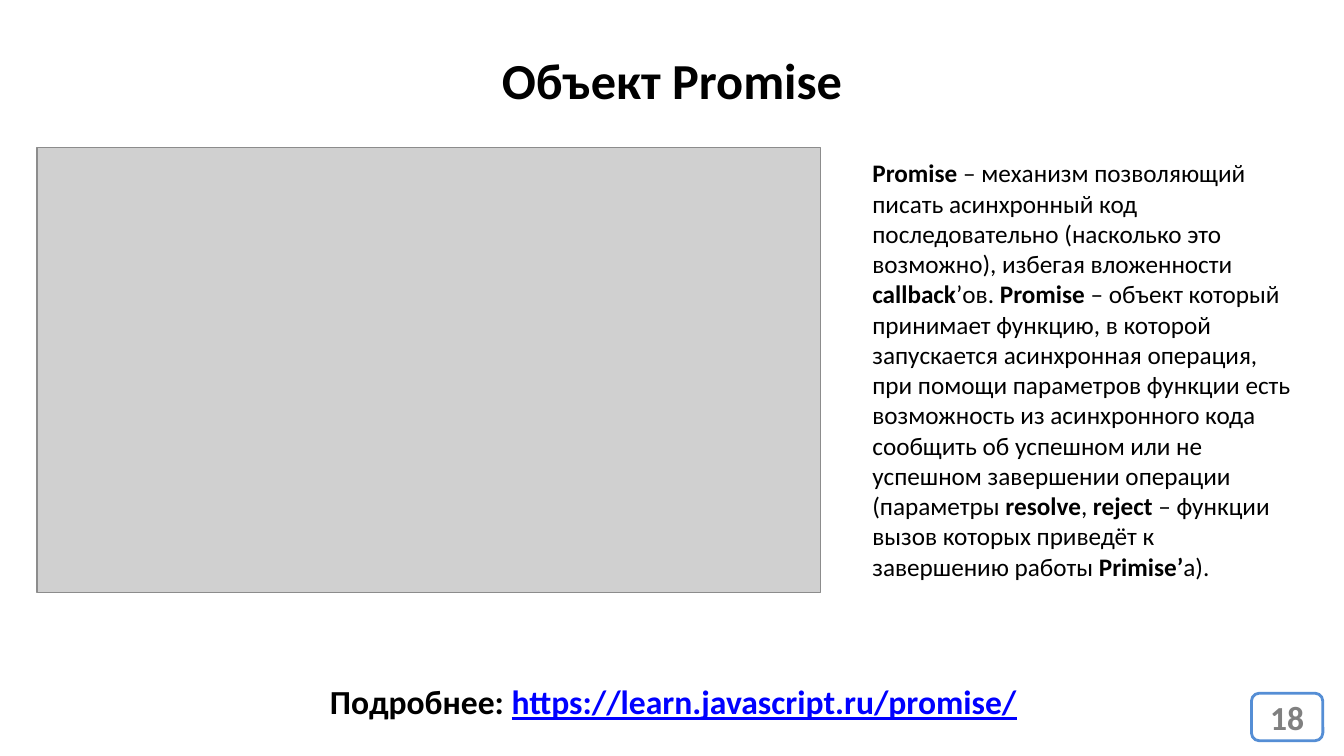
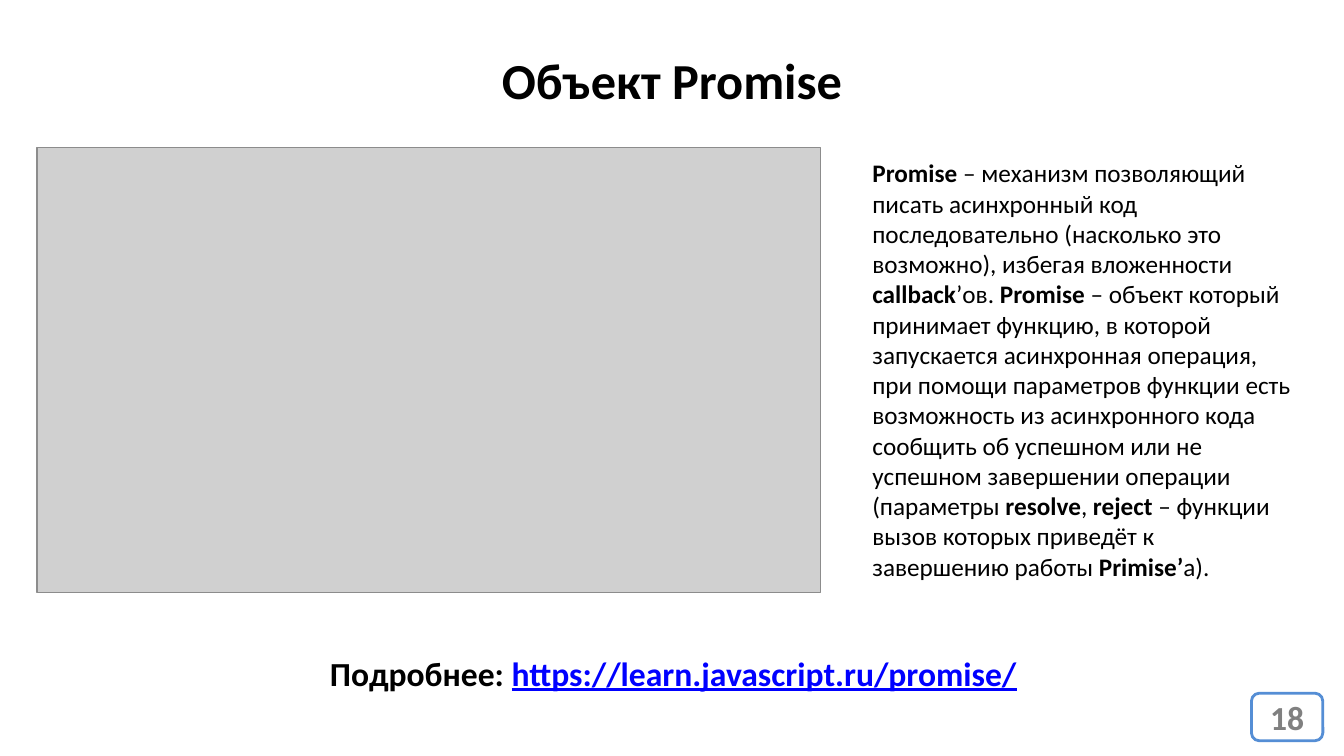
Before and after one commit to js-13-ort-dnipro/lesson02, a slide deck: slide 18 of lesson02.pptx. Drawn at 1344x756 pixels with LibreOffice and Linux fonts; fonts in the diff are those of the drawing; grey boxes stand for pictures. Boxes give left, top, right and bottom in pixels: in the first picture for what was removed or moved away, otherwise in the second. Text is boxed around its words. In the diff, an @@ line names an element or a change of style, - is before the commit and + after.

```diff
--- a/lesson02.pptx
+++ b/lesson02.pptx
@@ text "Подробнее: https://learn.javascript.ru/promise/": place and size @@
-text "Подробнее: https://learn.javascript.ru/promise/" at bbox=[330, 690, 1017, 720]
+text "Подробнее: https://learn.javascript.ru/promise/" at bbox=[330, 662, 1017, 692]
```
Also in this commit, not shown: 3 other slides changed, 3 slides removed, 1 other file.
